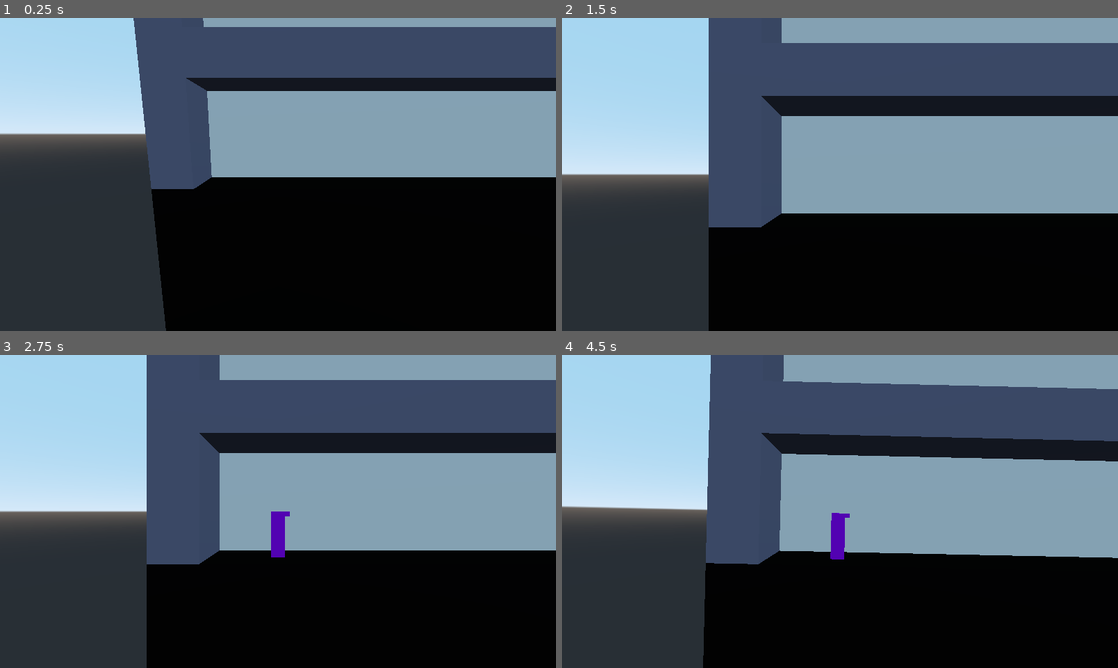
Above: before the commit, frames 1-4 (two rows, left to right).
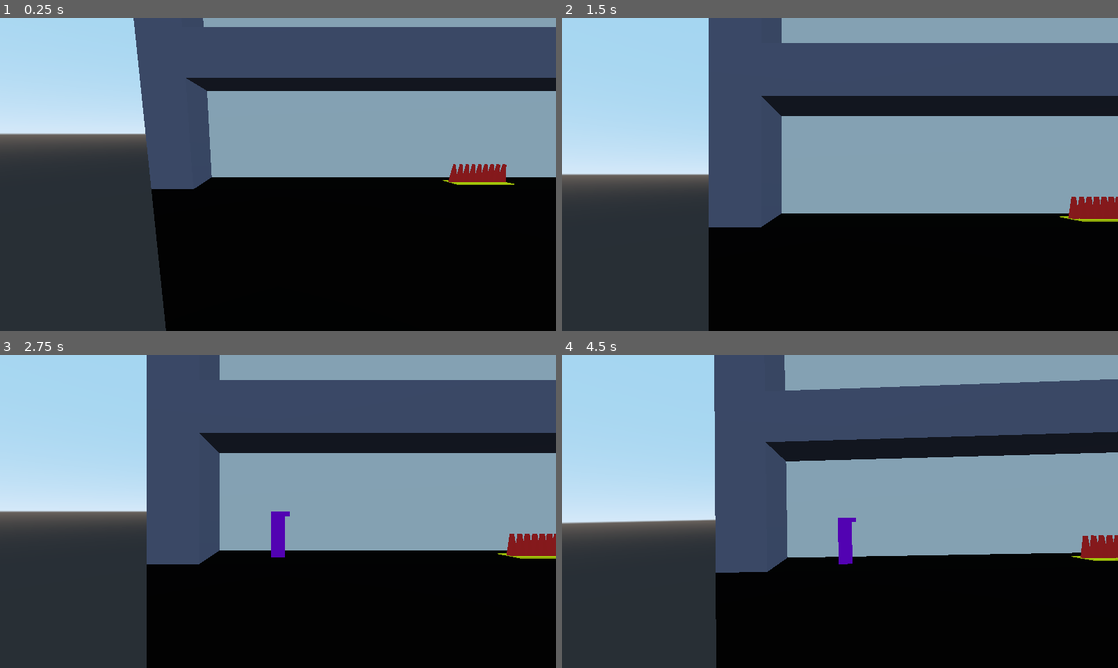
Above: after the commit, the same moments.

Repository: dsaltares/ludumdare-47
Game: Godot game, scene res://David/DavidPlayground.tscn
Two runs of this game, one before a commit and one after it. Both use one fixed random seed, a clock stepped at 60 frames per second and the inputs below.
Inputs:
- Up to frame 1 (0.25 s): no input
- Up to frame 2 (1.5 s): hold D (move_right) 0.53-1.28 s; tap C (shake) at 0.6 s; tap Space (jump) at 0.77 s; hold A (move_left) from 1.28 s (still down); tap N (new_run) at 1.35 s
- Up to frame 3 (2.75 s): tap Space (jump) at 1.52 s; tap C (shake) at 1.55, 2.1 s; release A (move_left) at 2.03 s; hold D (move_right) from 2.03 s (still down)
- Up to frame 4 (4.5 s): tap Enter at 2.75 s; tap C (shake) at 2.85, 3.8, 4.35 s; tap Space (jump) at 3.02, 3.77 s; release D (move_right) at 3.53 s; hold A (move_left) from 3.53 s (still down); tap N (new_run) at 3.6 s; tap K (kill) at 4.15 s

The runs differ from the first frame. In frame 1, 0.6% of the frame differs, in the area x 79-93%, y 46-54%; in frame 2, 0.7%; in frame 3, 0.7%; in frame 4, 8.2%, in the area x 0-100%, y 0-100%.

Commit message:
add spikes

Diff:
--- a/game/Environment/MovingPlatform.tscn
+++ b/game/Environment/MovingPlatform.tscn
@@ -8,4 +8,5 @@
 
 [node name="Tween" type="Tween" parent="." index="2"]
 repeat = true
+playback_process_mode = 0
 playback/repeat = true
--- /dev/null
+++ b/game/Environment/Spikes.gd
@@ -0,0 +1,40 @@
+extends Spatial
+class_name Spikes
+
+onready var tween := $Tween
+onready var moving_parts := $MovingParts
+
+var hide_offset = Vector3.DOWN * 1.0
+var time := 0.5
+var idle_duration := 2.0
+
+func _ready() -> void:
+	init_tween()
+
+func init_tween() -> void:
+	tween.interpolate_property(
+		moving_parts,
+		"translation",
+		moving_parts.translation,
+		moving_parts.translation + hide_offset,
+		time,
+		Tween.TRANS_QUINT,
+		Tween.EASE_IN,
+		idle_duration
+	)
+	tween.interpolate_property(
+		moving_parts,
+		"translation",
+		moving_parts.translation + hide_offset,
+		moving_parts.translation,
+		time,
+		Tween.TRANS_QUINT,
+		Tween.EASE_IN_OUT,
+		idle_duration * 2 + time
+	)
+	tween.start()
+
+
+func _on_Area_body_entered(body: Node) -> void:
+	if body.has_method("kill"):
+		body.kill()
--- /dev/null
+++ b/game/Environment/Spikes.tscn
@@ -0,0 +1,83 @@
+[gd_scene load_steps=7 format=2]
+
+[ext_resource path="res://Environment/Spikes.gd" type="Script" id=1]
+[ext_resource path="res://Environment/SpikesMaterial.tres" type="Material" id=2]
+
+[sub_resource type="PrismMesh" id=1]
+size = Vector3( 0.3, 1, 0.2 )
+
+[sub_resource type="BoxShape" id=2]
+extents = Vector3( 1.34089, 0.45, 1 )
+
+[sub_resource type="CubeMesh" id=3]
+size = Vector3( 3, 0.05, 1 )
+
+[sub_resource type="SpatialMaterial" id=4]
+albedo_color = Color( 1, 0.960784, 0.0313726, 1 )
+
+[node name="Spikes" type="Spatial"]
+script = ExtResource( 1 )
+
+[node name="MovingParts" type="Spatial" parent="."]
+
+[node name="Spike" type="MeshInstance" parent="MovingParts"]
+transform = Transform( 1, 0, 0, 0, 1, 0, 0, 0, 1, -1.34492, 0.5, 0 )
+mesh = SubResource( 1 )
+material/0 = ExtResource( 2 )
+
+[node name="Spike2" type="MeshInstance" parent="MovingParts"]
+transform = Transform( 1, 0, 0, 0, 1, 0, 0, 0, 1, -0.992658, 0.502134, -7.79629e-05 )
+mesh = SubResource( 1 )
+material/0 = ExtResource( 2 )
+
+[node name="Spike3" type="MeshInstance" parent="MovingParts"]
+transform = Transform( 1, 0, 0, 0, 1, 0, 0, 0, 1, -0.661606, 0.502134, -7.79629e-05 )
+mesh = SubResource( 1 )
+material/0 = ExtResource( 2 )
+
+[node name="Spike4" type="MeshInstance" parent="MovingParts"]
+transform = Transform( 1, 0, 0, 0, 1, 0, 0, 0, 1, -0.322966, 0.5, 0 )
+mesh = SubResource( 1 )
+material/0 = ExtResource( 2 )
+
+[node name="Spike5" type="MeshInstance" parent="MovingParts"]
+transform = Transform( 1, 0, 0, 0, 1, 0, 0, 0, 1, 0.0115091, 0.5, 0 )
+mesh = SubResource( 1 )
+material/0 = ExtResource( 2 )
+
+[node name="Spike6" type="MeshInstance" parent="MovingParts"]
+transform = Transform( 1, 0, 0, 0, 1, 0, 0, 0, 1, 0.33725, 0.5, 0 )
+mesh = SubResource( 1 )
+material/0 = ExtResource( 2 )
+
+[node name="Spike7" type="MeshInstance" parent="MovingParts"]
+transform = Transform( 1, 0, 0, 0, 1, 0, 0, 0, 1, 0.659356, 0.5, 0 )
+mesh = SubResource( 1 )
+material/0 = ExtResource( 2 )
+
+[node name="Spike8" type="MeshInstance" parent="MovingParts"]
+transform = Transform( 1, 0, 0, 0, 1, 0, 0, 0, 1, 0.981054, 0.5, 0 )
+mesh = SubResource( 1 )
+material/0 = ExtResource( 2 )
+
+[node name="Spike9" type="MeshInstance" parent="MovingParts"]
+transform = Transform( 1, 0, 0, 0, 1, 0, 0, 0, 1, 1.31274, 0.5, 0 )
+mesh = SubResource( 1 )
+material/0 = ExtResource( 2 )
+
+[node name="Area" type="Area" parent="MovingParts"]
+collision_mask = 6
+
+[node name="CollisionShape" type="CollisionShape" parent="MovingParts/Area"]
+transform = Transform( 1, 0, 0, 0, 1, 0, 0, 0, 1, 0, 0.45, 0 )
+shape = SubResource( 2 )
+
+[node name="Base" type="MeshInstance" parent="."]
+transform = Transform( 1, 0, 0, 0, 1, 0, 0, 0, 1, 0, 0.012, 0 )
+mesh = SubResource( 3 )
+material/0 = SubResource( 4 )
+
+[node name="Tween" type="Tween" parent="."]
+repeat = true
+playback/repeat = true
+[connection signal="body_entered" from="MovingParts/Area" to="." method="_on_Area_body_entered"]
--- /dev/null
+++ b/game/Environment/SpikesMaterial.tres
@@ -0,0 +1,4 @@
+[gd_resource type="SpatialMaterial" format=2]
+
+[resource]
+albedo_color = Color( 1, 0.141176, 0.141176, 1 )
--- a/game/Level/Level.tscn
+++ b/game/Level/Level.tscn
@@ -6,6 +6,7 @@
 [ext_resource path="res://Environment/MovingPlatform.tscn" type="PackedScene" id=4]
 [ext_resource path="res://Level/Level.gd" type="Script" id=5]
 [ext_resource path="res://Player/Player.tscn" type="PackedScene" id=6]
+[ext_resource path="res://Environment/Spikes.tscn" type="PackedScene" id=7]
 
 [sub_resource type="SpatialMaterial" id=1]
 albedo_color = Color( 0, 0, 0, 1 )
@@ -59,6 +60,9 @@
 time = 3.0
 connected_to_button = true
 
+[node name="Spikes" parent="Environment" instance=ExtResource( 7 )]
+transform = Transform( 1, 0, 0, 0, 1, 0, 0, 0, 1, -58.1786, 0, 0 )
+
 [node name="ExitTrigger" parent="." instance=ExtResource( 3 )]
 transform = Transform( 1, 0, 0, 0, 1, 0, 0, 0, 1, 70, 0, 0 )
 
--- a/game/Player/Player.gd
+++ b/game/Player/Player.gd
@@ -38,6 +38,7 @@
 	if state != States.Dying:
 		state = States.Dying
 		die_timer.start()
+		EventBus.emit_signal("shake_requested")
 
 func _ready() -> void:
 	die_timer.connect("timeout", self, "on_die_timer_timeout")
@@ -61,6 +62,9 @@
 		pressed_jump = true
 
 func _physics_process(delta: float) -> void:
+	if state == States.Dying:
+		return
+
 	_update_horizontal_velocity(delta)
 	_update_vertical_velocity(delta)
 	_move()
--- a/game/project.godot
+++ b/game/project.godot
@@ -33,13 +33,19 @@
 "class": "Recording",
 "language": "GDScript",
 "path": "res://Ghosts/Recording.gd"
+}, {
+"base": "Spatial",
+"class": "Spikes",
+"language": "GDScript",
+"path": "res://Environment/Spikes.gd"
 } ]
 _global_script_class_icons={
 "Game": "",
 "Ghost": "",
 "Level": "",
 "Player": "",
-"Recording": ""
+"Recording": "",
+"Spikes": ""
 }
 
 [application]
Not shown: 1 places in game/Level/Level.tscn that only renumber resources
